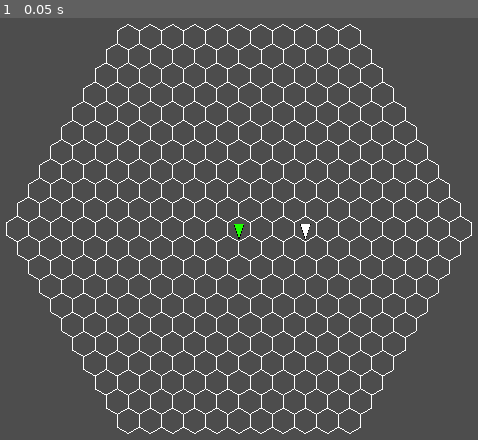
Above: before the commit, frame 1.
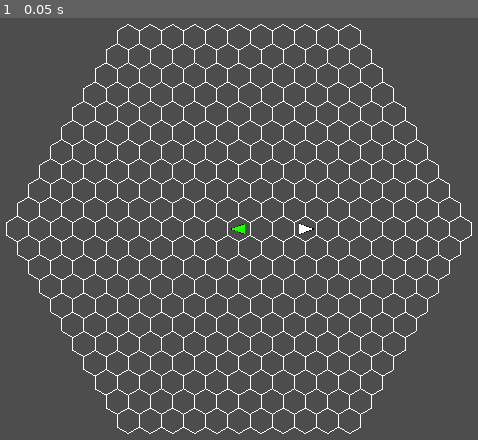
Above: after the commit, the same moment.

Repository: Idandot/Space-Arena
Game: Godot game, scene res://Base Class/Arena.tscn
Same seed, same stepped clock (60 frames per second), same inputs: the game is played once before the commit and once after it.
Inputs:
- Up to frame 1 (0.05 s): no input

The runs differ from the first frame. In frame 1, less than 0.1% of the frame differs, in the area x 48-66%, y 48-53%.

Commit message:
Basic Components 0.1.3.1 facing
+ Добавил вращение, класс HexOrientation этим полностью занимается

Diff:
--- a/Base Class/Actor.gd
+++ b/Base Class/Actor.gd
@@ -2,11 +2,13 @@
 class_name Actor
 
 var _axial_position: Vector2i
+var _facing: HexOrientation = HexOrientation.new()
 
 #добавить больше сигналов по необходимости
 signal setup_started(config: ActorConfig)
 signal turn_ended(actor: Actor)
 signal turn_started(actor: Actor)
+signal facing_changed(_facing: HexOrientation)
 
 @export var modules: Array[PackedScene] = []
 
@@ -17,6 +19,8 @@
 	setup_started.emit(config.duplicate())
 	if config.spawn_point != null:
 		set_position(config.spawn_point)
+	if config.initial_facing != null:
+		set_facing(config.initial_facing)
 
 
 func take_turn():
@@ -39,3 +43,7 @@
 	_axial_position = axial
 	_axial_position = AxialUtilities.axial_clamp(_axial_position, HexGridClass.get_grid_radius())
 	self.position = AxialUtilities.axial_to_world(_axial_position)
+
+func set_facing(value):
+	_facing.set_direction(value)
+	facing_changed.emit(_facing)
--- a/Base Class/Visualizer.gd
+++ b/Base Class/Visualizer.gd
@@ -10,6 +10,8 @@
 		parent.connect("turn_started", _queue_redraw)
 	if parent.has_signal("setup_started"):
 		parent.connect("setup_started", _setup)
+	if parent.has_signal("facing_changed"):
+		parent.connect("facing_changed", _rotate)
 
 func _draw():
 	if texture == null:
@@ -31,3 +33,7 @@
 		return
 	texture.fill_color = config.color
 	queue_redraw()
+
+func _rotate(facing: HexOrientation):
+	rotation = deg_to_rad(facing.get_current_angle())
+	queue_redraw()
--- /dev/null
+++ b/Data Class/HexOrientation.gd
@@ -0,0 +1,75 @@
+extends Node
+class_name HexOrientation
+
+var _index := 0
+var _name := "right"
+var _vector := Vector2i(1,0)
+var _angle := 0
+
+const DIRECTION = [
+	{"name": "right", "index": 0, "vector": Vector2i(1,0)},
+	{"name": "rightup", "index": 1, "vector": Vector2i(1,-1)},
+	{"name": "leftup", "index": 2, "vector": Vector2i(0,-1)},
+	{"name": "left", "index": 3, "vector": Vector2i(-1,0)},
+	{"name": "leftdown", "index": 4, "vector": Vector2i(-1,1)},
+	{"name": "rightdown", "index": 5, "vector": Vector2i(0,1)},
+]
+
+func _get_direction_index(value) -> int:
+	var value_type = typeof(value)
+	var key: String
+	match value_type:
+		TYPE_INT:
+			value = (value % 6 + 6) % 6
+			return value
+		TYPE_STRING:
+			key = "name"
+		TYPE_VECTOR2I:
+			key = "vector"
+		_:
+			push_warning("value: ", value, " isn't matching type")
+			return 0
+
+	for direction in DIRECTION:
+		if direction[key] == value:
+			return direction["index"]
+	push_warning("value: ", value, " not found in table")
+	return 0
+
+func _get_angle(value) -> int:
+	var index = _get_direction_index(value)
+	var angle = index * 60
+	if angle > 180:
+		return angle - 360
+	else:
+		return angle
+
+func set_direction(value):
+	_index = _get_direction_index(value)
+	_name = DIRECTION[_index]["name"]
+	_vector = DIRECTION[_index]["vector"]
+	_angle = _get_angle(_index)
+
+func get_direction() -> Dictionary:
+	return DIRECTION[_index]
+
+func get_current_index() -> int:
+	return _index
+
+func get_current_name() -> String:
+	return _name
+
+func get_current_vector() -> Vector2i:
+	return _vector
+
+func get_current_angle() -> int:
+	return _angle
+
+func turn_right():
+	set_direction(_index - 1)
+
+func turn_left():
+	set_direction(_index + 1)
+
+func turn_by_index(index):
+	set_direction(_index + index)
--- a/Resources/ActorConfigs/ActorConfig.gd
+++ b/Resources/ActorConfigs/ActorConfig.gd
@@ -4,3 +4,4 @@
 @export var scene: PackedScene
 @export var color: Color
 @export var spawn_point: Vector2i
+@export var initial_facing: String
--- a/Resources/ActorConfigs/Basic Actor 2.tres
+++ b/Resources/ActorConfigs/Basic Actor 2.tres
@@ -8,3 +8,4 @@
 scene = ExtResource("1_0u84v")
 color = Color(1, 1, 1, 1)
 spawn_point = Vector2i(3, 0)
+initial_facing = "right"
--- a/Resources/ActorConfigs/Basic Actor.tres
+++ b/Resources/ActorConfigs/Basic Actor.tres
@@ -4,7 +4,9 @@
 [ext_resource type="Script" path="res://Resources/ActorConfigs/ActorConfig.gd" id="2_7fvgc"]
 
 [resource]
+resource_name = "left"
 script = ExtResource("2_7fvgc")
 scene = ExtResource("1_ssagi")
 color = Color(0.117647, 1, 0, 1)
 spawn_point = Vector2i(0, 0)
+initial_facing = "left"
--- a/Resources/Textures/Ship.tres
+++ b/Resources/Textures/Ship.tres
@@ -1,10 +1,10 @@
 [gd_resource type="Resource" script_class="TMTexture" load_steps=2 format=3 uid="uid://dkxvnl4kxb403"]
 
-[ext_resource type="Script" path="res://Resources/Textures/TMTexture.gd" id="1_n16ea"]
+[ext_resource type="Script" path="res://Resources/Textures/TMTexture.gd" id="1_fl5bs"]
 
 [resource]
-script = ExtResource("1_n16ea")
-points = [Vector2(-25, -25), Vector2(25, -25), Vector2(0, 50)]
+script = ExtResource("1_fl5bs")
+points = [Vector2(-30, 25), Vector2(-30, -25), Vector2(40, 0)]
 line_color = Color(0, 0, 0, 1)
 line_width = 5.0
 fill = true
